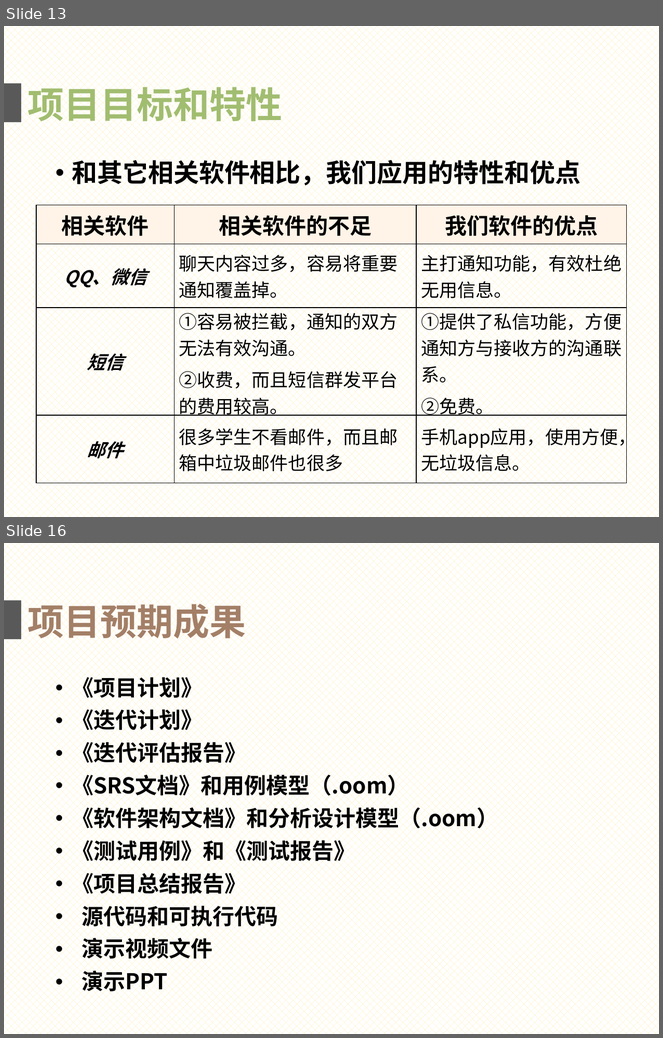
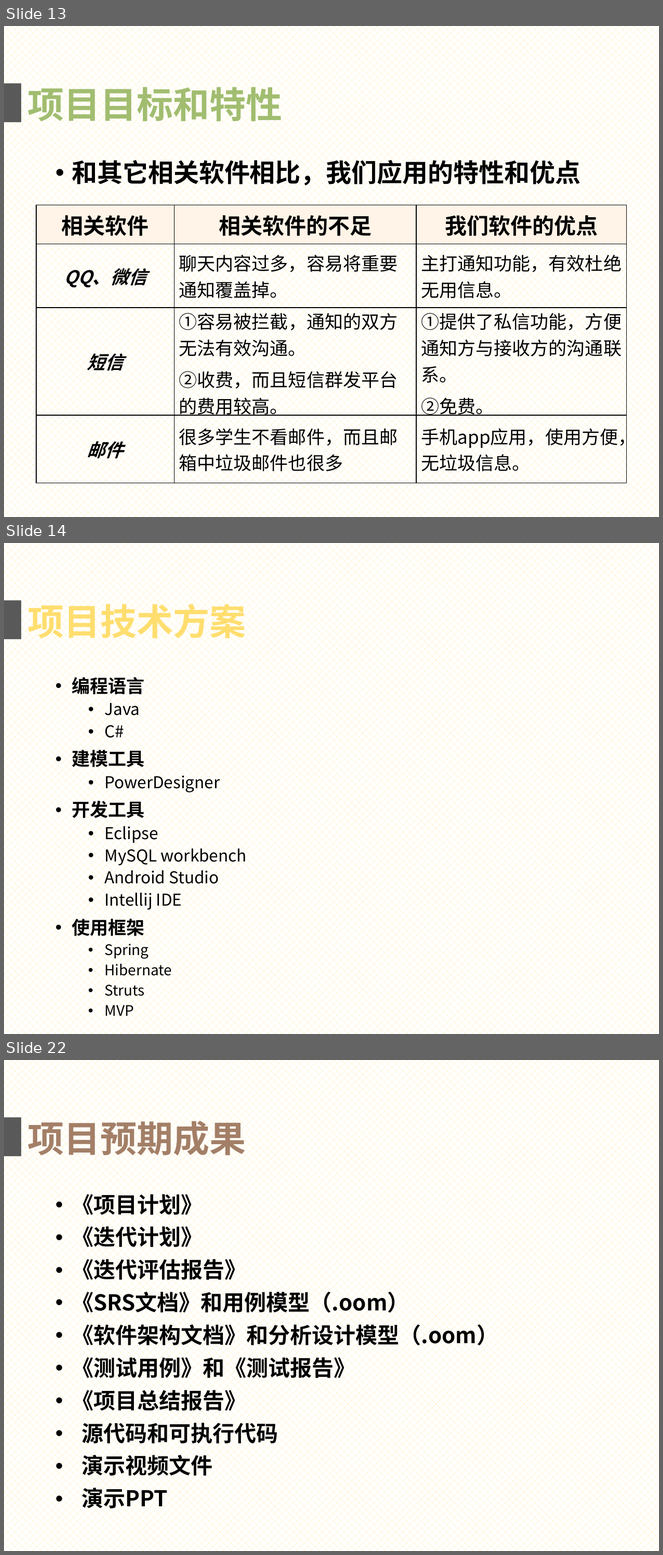
Before and after one commit to gocs/letmeknow, a slide deck: doc/presentation.pptx. Shown one above the other, each under a label of ours: slides 13 and 16 before the commit, slides 13, 14 and 22 after it; the slides between them are not shown. The pictures are 663x1038 and 663x1555 pixels, drawn with LibreOffice and Linux fonts; fonts in the diff are those of the drawing. Boxes give left, top, right and bottom in pixels: in the first picture for what was removed or moved away, otherwise in the second. Text is boxed around its words. In the diff, an @@ line names an element or a change of style, - is before the commit and + after.

```diff
--- a/doc/presentation.pptx
+++ b/doc/presentation.pptx
@@ slide 14 added at [4, 543, 659, 1034], background pattern #FFE699 on #FFFFFF @@
@@ rectangle added at [4, 601, 21, 639], fill #595959 @@
@@ text added at [27, 599, 246, 644], 40 pt, text #FFDE6F, bold @@
+项目技术方案
@@ text added at [72, 675, 247, 980], 18 pt, text #000000 @@
+• 编程语言
+  • Java
+  • C#
+• 建模工具
+  • PowerDesigner
+• 开发工具
+  • Eclipse
+  • MySQL workbench
+  • Android Studio
+  • Intellij IDE
+• 使用框架
+  • Spring
+  • Hibernate
+  • Struts
+  • MVP
@@ what was slide 16 is now slide 22 @@
```
Also in this commit, not shown: 3 slides changed, 5 other slides added, 4 other files.
